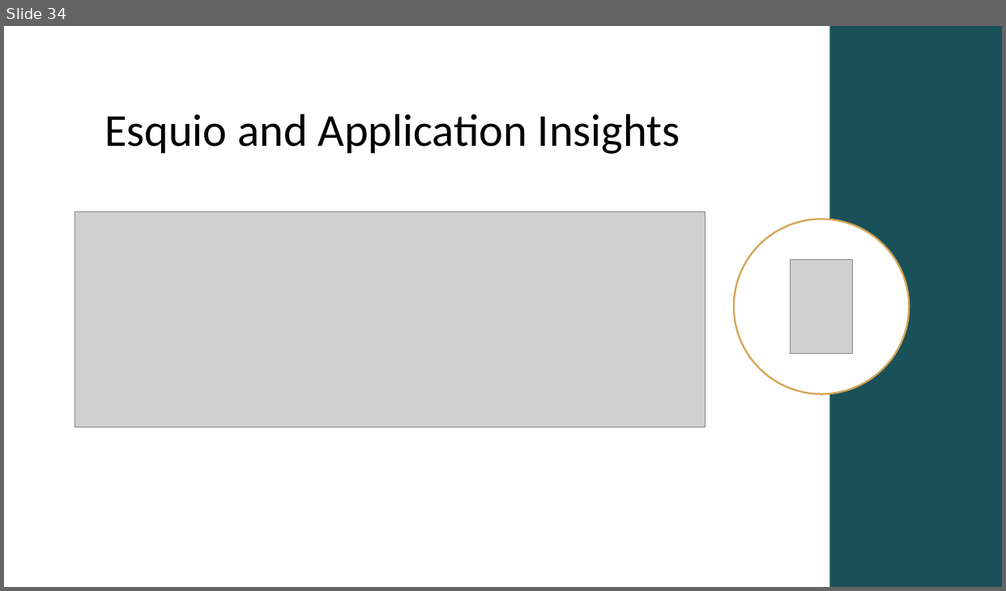
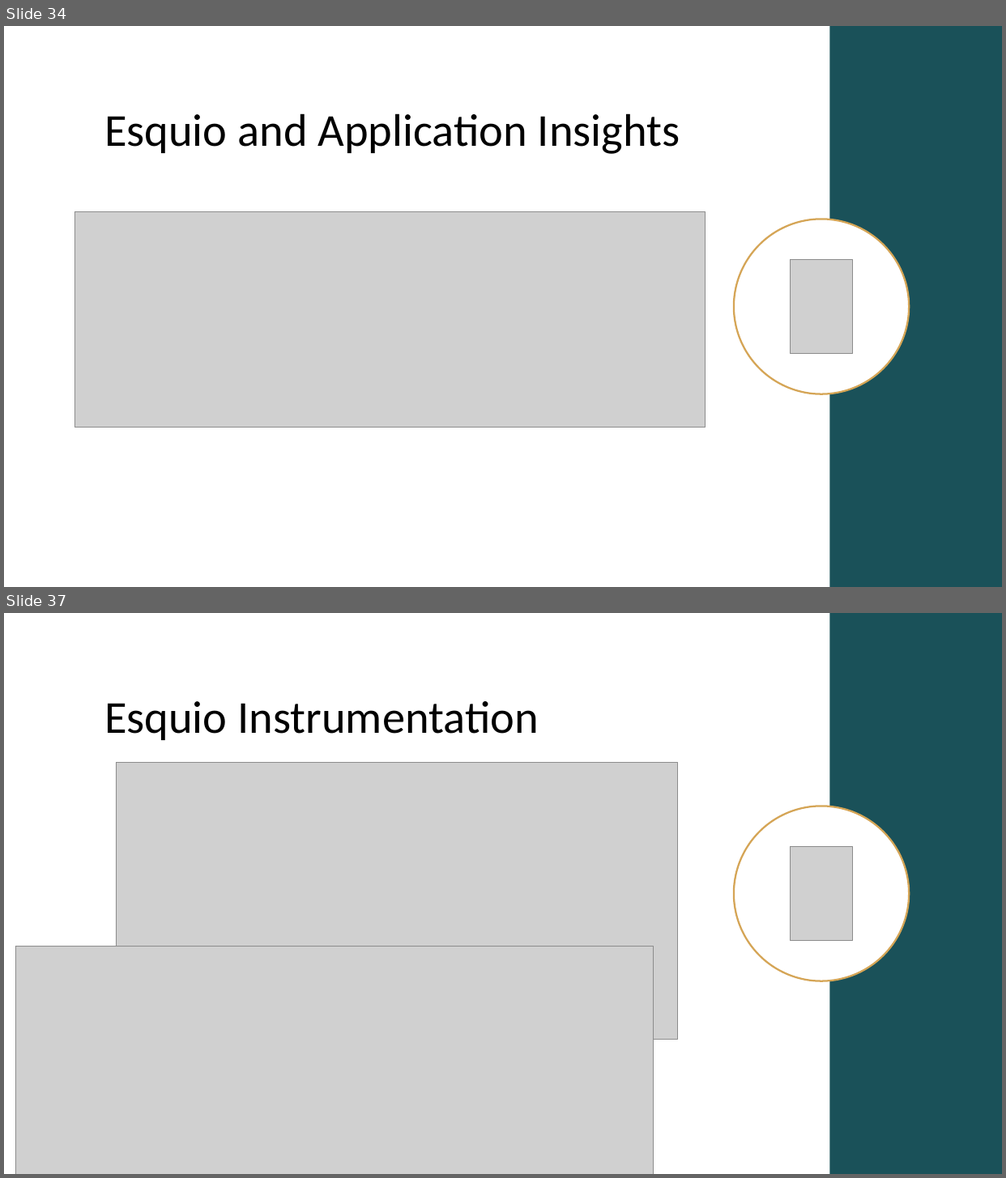
Before and after one commit to Xabaril/Esquio, a slide deck: docs/slides/esquio-overview-101.pptx. Shown one above the other, each under a label of ours: slide 34 before the commit, slides 34 and 37 after it; the slides between them are not shown. The pictures are 1006x591 and 1006x1178 pixels, drawn with LibreOffice and Linux fonts; fonts in the diff are those of the drawing; grey boxes stand for pictures. Boxes give left, top, right and bottom in pixels: in the first picture for what was removed or moved away, otherwise in the second. Text is boxed around its words. In the diff, an @@ line names an element or a change of style, - is before the commit and + after.

```diff
--- a/docs/slides/esquio-overview-101.pptx
+++ b/docs/slides/esquio-overview-101.pptx
@@ slide 37 added at (4,613,1002,1174), background #FFFFFF @@
@@ rectangle added at (829,613,1002,1174), fill #1A5159 @@
@@ title added at (104,701,538,740), 44 pt, text #000000 @@
+Esquio Instrumentation
@@ picture added at (117,763,677,1039) @@
@@ ellipse added at (734,806,909,982), fill #FFFFFF, outline #D5A556 1.75 pt @@
@@ picture added at (791,847,853,941) @@
@@ picture added at (16,946,654,1174) @@
```
Also in this commit, not shown: 6 slides changed, 2 other slides added.
